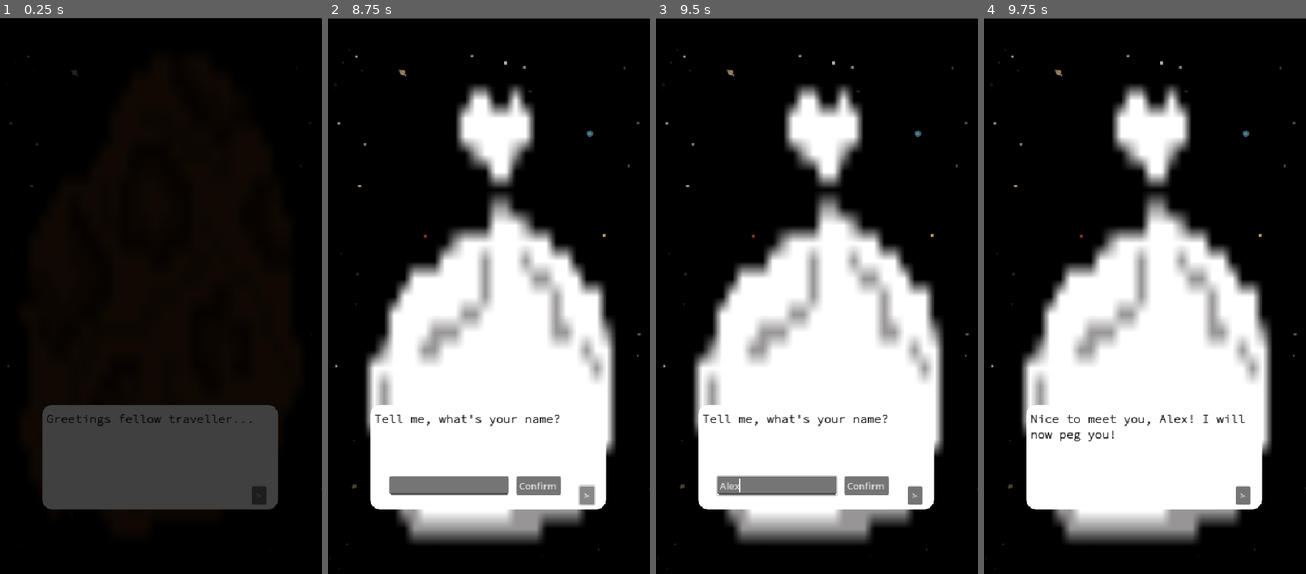
Above: before the commit, frames 1-4 (left to right).
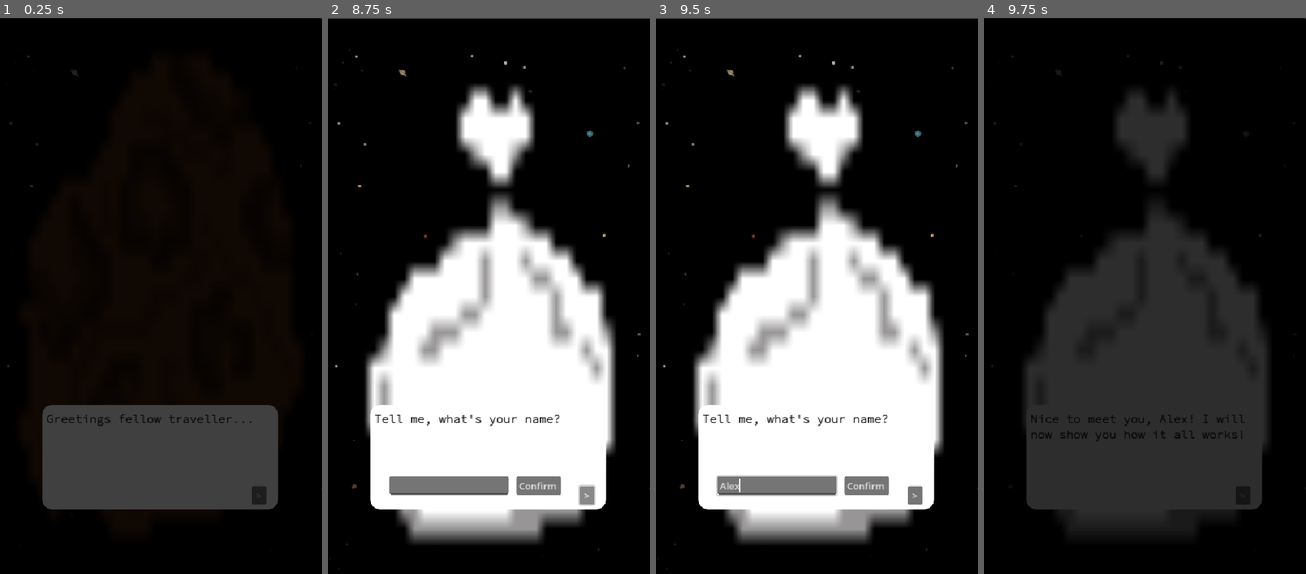
Above: after the commit, the same moments.

Repository: patsygibson/the_space_waste_game
Game: Godot game, scene res://scenes/locations/intro_scene.tscn
Two runs of this game, one before a commit and one after it. Both use one fixed random seed, a clock stepped at 60 frames per second and the inputs below.
Inputs (mouse positions are in pixels of both pictures, inside the frame that each line leads up to):
- Up to frame 1 (0.25 s): no input
- Up to frame 2 (8.75 s): hold Right (move_right) 0.53-1.25 s; tap W (shield_activation) at 0.6, 2.85, 4.35, 5.85, 7.35 s; click ">" at 1.25 s; tap Enter at 2 s; hold Down (move_down) 2.03-2.78 s; tap Space (shoot) every 1.5 s from 2.1 to 8.1 s; tap R (reset) every 0.75 s from 2.75 to 5.75 s; hold Right (move_right) 2.78-3.53 s; hold Up (move_up) 3.53-4.28 s; hold Left (move_left) 4.28-5.78 s; hold Down (move_down) 5.78-6.53 s; hold Right (move_right) 6.53-7.28 s; hold Up (move_up) 7.28-8.03 s; hold Right (move_right) from 8.03 s (still down)
- Up to frame 3 (9.5 s): release Right (move_right) at 8.75 s; click (778, 485) at 8.77 s; type "Alex" at 8.85 s
- Up to frame 4 (9.75 s): click "Confirm" at 9.5 s

Frames 1-3 are identical in both runs. In frame 4, 42% of the frame differs, in the area x 0-100%, y 0-100%.

Commit message:
changes? not good
Added more code to my game scene added array where all the location I want go in and that I runs them in an order within the game scene but it doesn't work WHAT A SUPRISE, where's Andy? Maybe I should add them manually because there aren't many scenes

Diff:
--- a/scenes/locations/game.tscn
+++ b/scenes/locations/game.tscn
@@ -1,6 +1,9 @@
 [gd_scene format=3 uid="uid://bpojtaacbbmcx"]
 
 [ext_resource type="Script" uid="uid://d1wy42alghchl" path="res://scripts/locations/game.gd" id="1_2y0tv"]
+[ext_resource type="PackedScene" uid="uid://dkenlic7687ga" path="res://scenes/locations/main_menu.tscn" id="2_on5ra"]
+[ext_resource type="PackedScene" uid="uid://cuna33qjwg3u" path="res://scenes/locations/intro_scene.tscn" id="3_5uss4"]
 
 [node name="Game" type="Node2D" unique_id=1073175128]
 script = ExtResource("1_2y0tv")
+locations = Array[PackedScene]([ExtResource("2_on5ra"), ExtResource("3_5uss4")])
--- a/scripts/locations/game.gd
+++ b/scripts/locations/game.gd
@@ -1,8 +1,34 @@
 extends Node2D
 class_name Game
 #This is where I will make all of the different scenes run within a loop
-@export var current_scene: Node
 
-func change_scene(scene_path: String) -> void:
-	pass
-#Make order main menu, intro scene , main, etc...
+@export var locations: Array[PackedScene]
+
+var current_location: Node2D
+var new_location: Node2D
+var current_location_index: int = 0
+
+func _ready() -> void:
+	load_location(0)
+
+#loading the locations, removing them and then adding the next one
+func load_location(index: int) -> void:
+	if index < 0 and index >= locations.size():
+		print("NO MORE LOCATIONS")
+		return
+	current_location_index = index
+	current_location = locations[index].instantiate()
+
+
+	#remove_child(current_location)
+
+	#add_child(new_location)
+	#new_location = current_location
+
+#or do it manually???
+var simultaneous_scene = preload("res://scenes/locations/main_menu.tscn")
+
+func _add_a_scene_manually():
+	# This is like autoloading the scene, only
+	# it happens after already loading the main scene.
+	get_tree().root.add_child(simultaneous_scene)   #extracted from godot
--- a/scripts/locations/intro_scene.gd
+++ b/scripts/locations/intro_scene.gd
@@ -101,8 +101,9 @@
 		dialogue_text.text = "Please enter your name first! *smiles*"
 		return
 
-	dialogue_text.text = "Nice to meet you, " + player_name + "! I will now peg you!"
+	dialogue_text.text = "Nice to meet you, " + player_name + "! I will now show you how it all works!"
 	name_input.hide()
 	confirm_button.hide()
+	$CanvasLayer/Fade_transition2/AnimationPlayer2.play("Fadou_out")
 
 	print("Player name saved: ", player_name)
